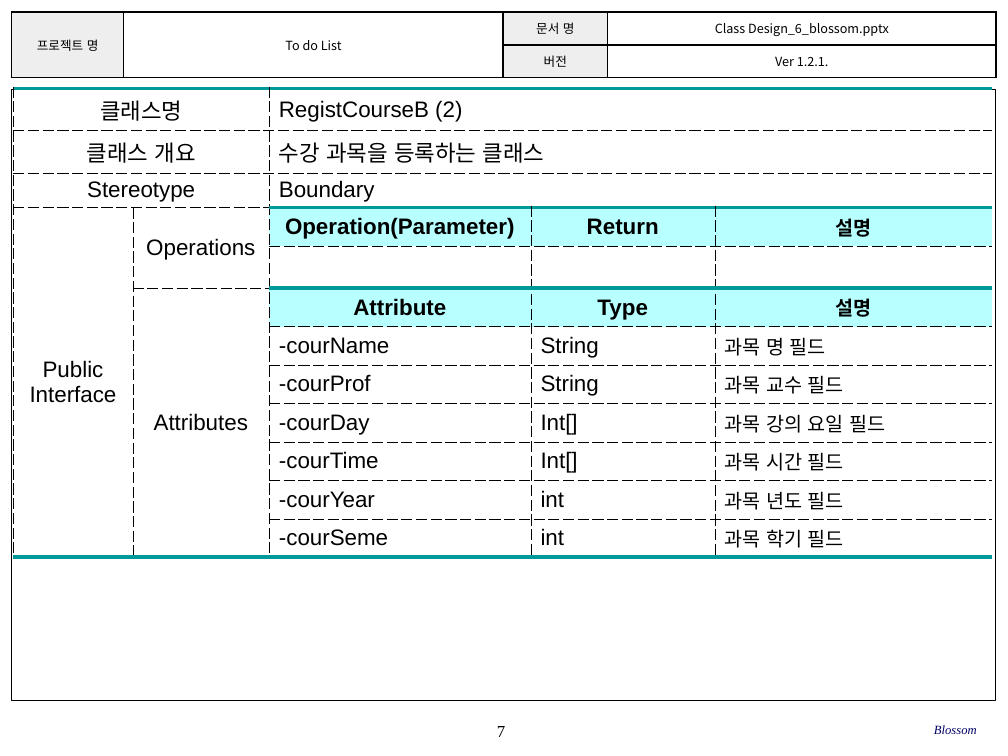
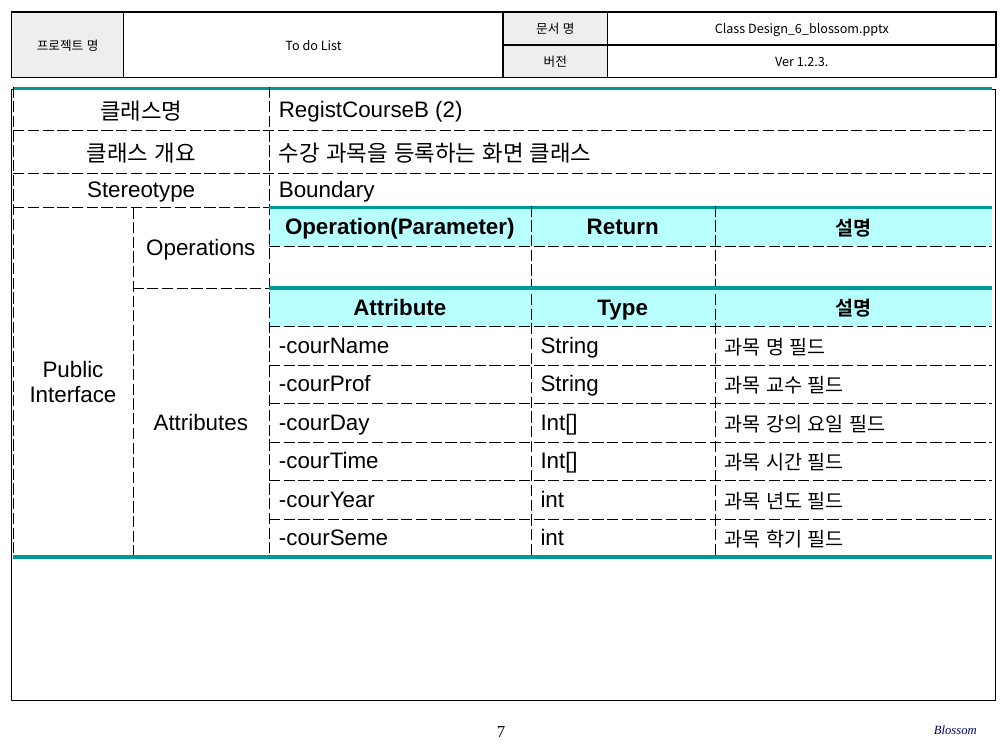
Before and after one commit to SE-admin/SE2017_6_blossom, a slide deck: slide 7 of doc/3_ 설계서/Class Design_6_blossom.pptx. Drawn at 1008x756 pixels with LibreOffice and Linux fonts; fonts in the diff are those of the drawing; background and template pictures are left out. Boxes give left, top, right and bottom in pixels: in the first picture for what was removed or moved away, otherwise in the second. Text is boxed around its words. In the diff, an @@ line names an element or a change of style, - is before the commit and + after.

Commit message:
2017 - 05 - 26	Ver 1.2.3.	Boundary 클래스 개요 및 Operations 수정	임현

```diff
--- a/doc/3_ 설계서/Class Design_6_blossom.pptx
+++ b/doc/3_ 설계서/Class Design_6_blossom.pptx
@@ table at <box>11,12,996,78</box> @@
-row 2, column 4: Ver 1.2.1.
+row 2, column 4: Ver 1.2.3.
@@ table at <box>13,89,992,552</box> @@
-row 2, column 3: 수강 과목을 등록하는 클래스
+row 2, column 3: 수강 과목을 등록하는 화면 클래스
```
Also in this commit, not shown: 23 other slides changed.
